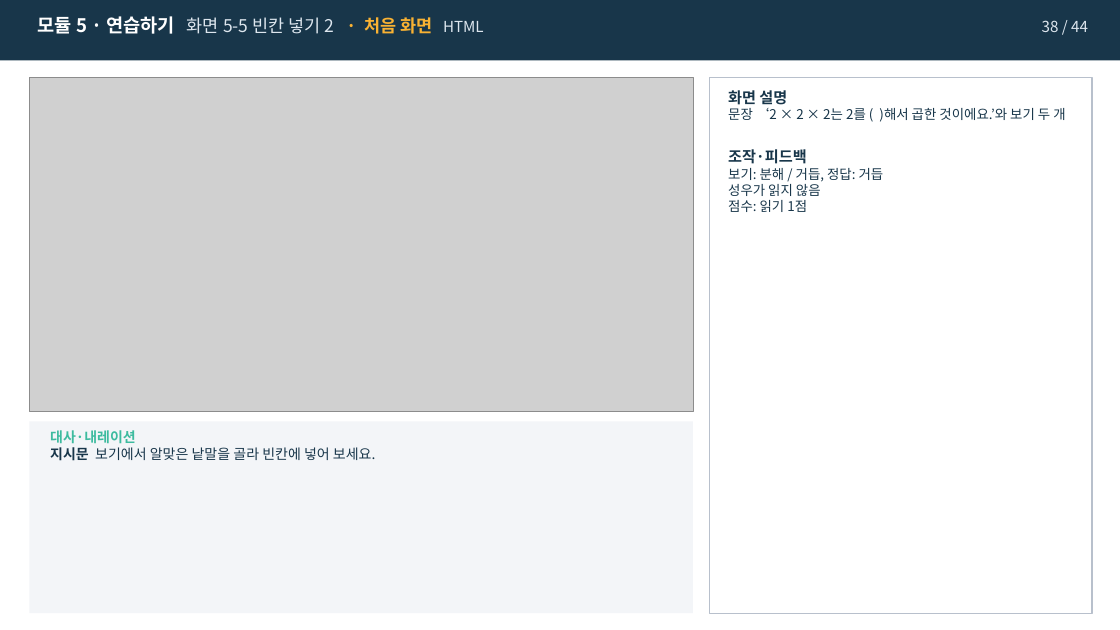
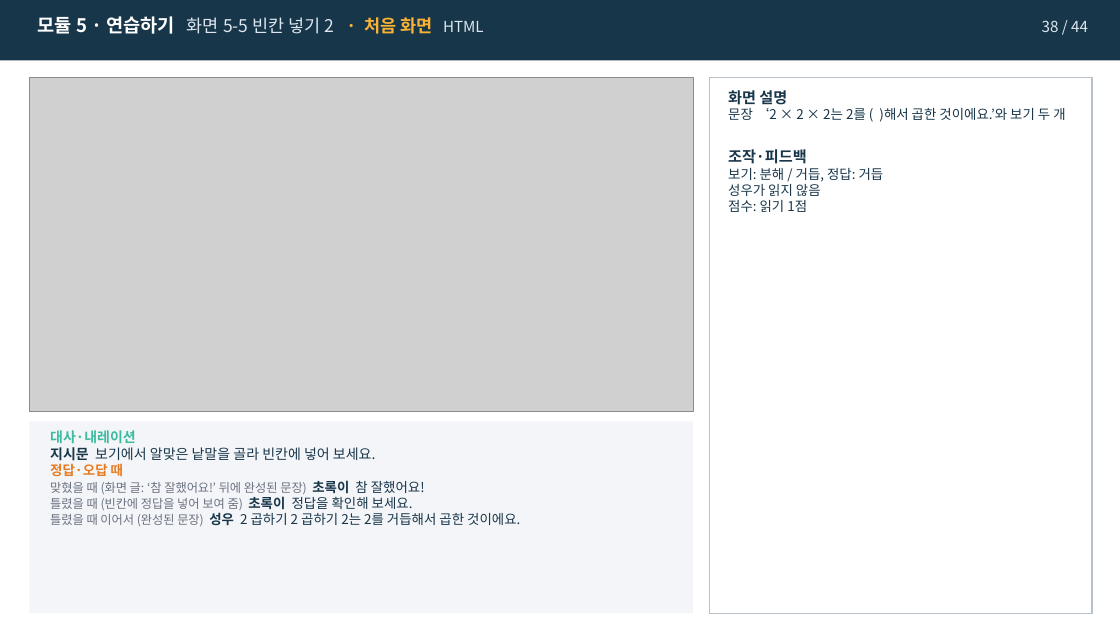
Before and after one commit to j333333766-hub/ksl-math-vocab-kit, a slide deck: slide 38 of 샘플/07차시_소인수분해_조창현_v6-5_스토리보드.pptx. Drawn at 1120x630 pixels with LibreOffice and Linux fonts; fonts in the diff are those of the drawing; grey boxes stand for pictures. Boxes give left, top, right and bottom in pixels: in the first picture for what was removed or moved away, otherwise in the second. Text is boxed around its words. In the diff, an @@ line names an element or a change of style, - is before the commit and + after.

```diff
--- a/샘플/07차시_소인수분해_조창현_v6-5_스토리보드.pptx
+++ b/샘플/07차시_소인수분해_조창현_v6-5_스토리보드.pptx
@@ text at (x1=50, y1=463, x2=520, y2=526): paragraphs added @@
+정답·오답 때
+맞혔을 때 (화면 글: ‘참 잘했어요!’ 뒤에 완성된 문장) 초록이 참 잘했어요!
+틀렸을 때 (빈칸에 정답을 넣어 보여 줌) 초록이 정답을 확인해 보세요.
+틀렸을 때 이어서 (완성된 문장) 성우 2 곱하기 2 곱하기 2는 2를 거듭해서 곱한 것이에요.
```
Also in this commit, not shown: 8 other slides changed, 7 other files.
